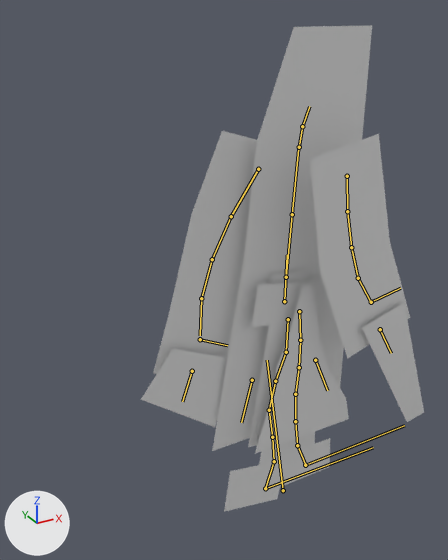
The FBX model unity-bloodiro/Assets/bloodiro/Models/Monsters/Squidly/Squidly1.fbx as it was, and as the next commit left it.
Before and after are seen from a 50 mm lens placed at (-1.59, -2.27, 2.46), pointed at (-0.32, 0.04, 1.31). Every picture has the same lights, and +X, +Y and +Z are marked at lower left. The bones that bend it are drawn over the model as lines.

The first picture shows 'Arm L Mouth.001'.
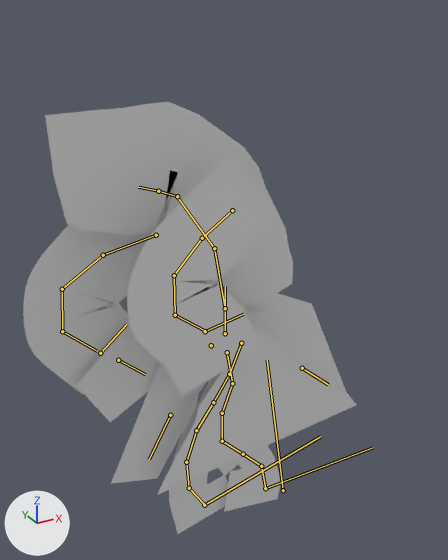
The newer file adds an action. The first version stands in its rest pose; the second is drawn at frame 21 of the action 'SquidSkel.001|Staggered'.

Location of each change, (x1, y1, x2, y2) in pixels of the pictures (448 x 560 px):
'Arm L Mouth.001', posed (18% wider, 11% shorter)
    before: (141, 25, 424, 512)
    after: (23, 102, 356, 534)
bone 'LegL.006 ik L', root to tip
    before: (305, 465) to (404, 425)
    after: (204, 505) to (320, 436)
bone 'Arm ik R', root to tip
    before: (371, 302) to (400, 288)
    after: (205, 331) to (243, 314)
bone 'stake', root to tip
    before: (380, 329) to (391, 353)
    after: (211, 345) to (213, 348)
bone 'Spine', root to tip
    before: (284, 301) to (287, 255)
    after: (225, 333) to (225, 286)
bone 'Spine.001', root to tip
    before: (286, 277) to (292, 214)
    after: (225, 308) to (214, 248)
bone 'Spine.002', root to tip
    before: (292, 214) to (298, 148)
    after: (214, 248) to (178, 198)
bone 'Spine.003', root to tip
    before: (299, 147) to (302, 126)
    after: (177, 196) to (158, 191)
bone 'Spine.004', root to tip
    before: (302, 126) to (309, 106)
    after: (158, 191) to (138, 187)
bone 'ArmR', root to tip
    before: (347, 176) to (347, 211)
    after: (232, 210) to (202, 238)
bone 'ArmR.001', root to tip
    before: (347, 211) to (351, 247)
    after: (202, 238) to (174, 275)
bone 'ArmR.002', root to tip
    before: (351, 247) to (358, 278)
    after: (174, 275) to (175, 315)
bone 'ArmR.003', root to tip
    before: (358, 278) to (370, 301)
    after: (175, 315) to (205, 331)
bone 'ArmL', root to tip
    before: (258, 169) to (231, 216)
    after: (156, 235) to (103, 255)
bone 'ArmL.001', root to tip
    before: (231, 216) to (212, 259)
    after: (103, 255) to (62, 289)
bone 'ArmL.002', root to tip
    before: (212, 259) to (201, 298)
    after: (62, 289) to (62, 331)
bone 'ArmL.003', root to tip
    before: (201, 298) to (200, 335)
    after: (62, 331) to (97, 351)
bone 'Cloak.001', root to tip
    before: (315, 360) to (327, 390)
    after: (302, 368) to (328, 384)
bone 'Cloak', root to tip
    before: (252, 380) to (241, 422)
    after: (170, 415) to (149, 459)
bone 'LegL', root to tip
    before: (299, 311) to (300, 340)
    after: (241, 343) to (229, 374)
bone 'LegL.005', root to tip
    before: (300, 340) to (299, 367)
    after: (229, 374) to (213, 402)
bone 'LegL.004', root to tip
    before: (299, 367) to (295, 394)
    after: (213, 402) to (196, 430)
bone 'LegL.003', root to tip
    before: (295, 394) to (295, 421)
    after: (196, 430) to (186, 462)
bone 'LegL.002', root to tip
    before: (295, 421) to (297, 445)
    after: (186, 462) to (189, 488)
bone 'LegL.001', root to tip
    before: (297, 445) to (305, 464)
    after: (189, 488) to (204, 504)
bone 'LegL.006', root to tip
    before: (288, 319) to (286, 352)
    after: (227, 352) to (232, 383)
bone 'LegL.007', root to tip
    before: (286, 352) to (275, 381)
    after: (232, 383) to (222, 413)
bone 'LegL.008', root to tip
    before: (275, 381) to (269, 410)
    after: (222, 413) to (222, 441)
bone 'LegL.009', root to tip
    before: (269, 410) to (272, 437)
    after: (222, 441) to (243, 454)
bone 'LegL.010', root to tip
    before: (272, 437) to (274, 461)
    after: (243, 454) to (261, 466)
bone 'LegL.011', root to tip
    before: (274, 461) to (265, 488)
    after: (261, 466) to (265, 488)
bone 'ArmL ik', root to tip
    before: (200, 339) to (227, 345)
    after: (100, 353) to (126, 324)
bone 'ArmL Mouth', root to tip
    before: (192, 371) to (182, 401)
    after: (118, 360) to (145, 374)

The change in detail:
Bone 'LegL.006 ik L' (bone_legl_006_ik_l) moves from (0.0, 0.0, 0.0) to (0.0, -0.652, 0.0).
Bone 'LegL.006 ik L' (bone_legl_006_ik_l) turns from (0, 0, 0) to (0, 1, 13) degrees about its own x, y and z.
Bone 'Arm ik R' (bone_arm_ik_r) moves from (0.0, 0.0, 0.0) to (-0.244, -0.873, 0.0).
Bone 'stake' (bone_stake) moves from (0.0, 0.0, 0.0) to (-0.004, -0.11, 0.0).
Bone 'stake' (bone_stake) is rescaled from (1.0, 1.0, 1.0) to (0.09, 0.09, 0.09).
Bone 'Spine' (bone_spine) moves from (0.0, 0.0, 0.0) to (-0.336, -0.09, 0.0).
Bone 'Spine.001' (bone_spine_001) turns from (0, 0, 0) to (0, 0, 13) degrees about its own x, y and z.
Bone 'Spine.002' (bone_spine_002) turns from (0, 0, 0) to (0, 0, 24) degrees about its own x, y and z.
Bone 'Spine.003' (bone_spine_003) turns from (0, 0, 0) to (0, 0, 39) degrees about its own x, y and z.
Bone 'Spine.004' (bone_spine_004) turns from (0, 0, 0) to (0, 0, 15) degrees about its own x, y and z.
Bone 'ArmR' (bone_armr) turns from (0, 0, 0) to (0, 0, -100) degrees about its own x, y and z.
Bone 'ArmR.001' (bone_armr_001) turns from (0, 0, 0) to (0, 0, 7) degrees about its own x, y and z.
Bone 'ArmR.002' (bone_armr_002) turns from (0, 0, 0) to (0, 0, 37) degrees about its own x, y and z.
Bone 'ArmR.003' (bone_armr_003) turns from (0, 0, 0) to (0, 0, 38) degrees about its own x, y and z.
Bone 'ArmL' (bone_arml) turns from (0, 0, 0) to (0, 0, -81) degrees about its own x, y and z.
Bone 'ArmL.001' (bone_arml_001) turns from (0, 0, 0) to (0, 0, 13) degrees about its own x, y and z.
Bone 'ArmL.002' (bone_arml_002) turns from (0, 0, 0) to (0, 0, 42) degrees about its own x, y and z.
Bone 'ArmL.003' (bone_arml_003) turns from (0, 0, 0) to (0, 0, 38) degrees about its own x, y and z.
Bone 'Cloak.001' (bone_cloak_001) moves from (0.0, 0.0, 0.0) to (-0.256, 0.043, 0.0).
Bone 'Cloak.001' (bone_cloak_001) turns from (0, 0, 0) to (0, 0, 25) degrees about its own x, y and z.
Bone 'Cloak' (bone_cloak) moves from (0.0, 0.0, 0.0) to (0.119, -0.007, 0.0).
Bone 'Cloak' (bone_cloak) turns from (0, 0, 0) to (0, 0, -16) degrees about its own x, y and z.
Bone 'LegL' (bone_legl) turns from (0, 0, 0) to (0, 0, -28) degrees about its own x, y and z.
Bone 'LegL.005' (bone_legl_005) turns from (0, 0, 0) to (0, 0, -6) degrees about its own x, y and z.
Bone 'LegL.004' (bone_legl_004) turns from (0, 0, 0) to (0, 0, 2) degrees about its own x, y and z.
Bone 'LegL.003' (bone_legl_003) turns from (0, 0, 0) to (0, 0, 11) degrees about its own x, y and z.
Bone 'LegL.002' (bone_legl_002) turns from (0, 0, 0) to (0, 0, 16) degrees about its own x, y and z.
Bone 'LegL.001' (bone_legl_001) turns from (0, 0, 0) to (0, 0, 13) degrees about its own x, y and z.
Bone 'LegL.006' (bone_legl_006) turns from (0, 0, 0) to (0, 0, 10) degrees about its own x, y and z.
Bone 'LegL.007' (bone_legl_007) turns from (0, 0, 0) to (0, 0, -11) degrees about its own x, y and z.
Bone 'LegL.008' (bone_legl_008) turns from (0, 0, 0) to (0, 0, 12) degrees about its own x, y and z.
Bone 'LegL.009' (bone_legl_009) turns from (0, 0, 0) to (0, 0, 24) degrees about its own x, y and z.
Bone 'LegL.010' (bone_legl_010) turns from (0, 0, 0) to (0, 0, 3) degrees about its own x, y and z.
Bone 'LegL.011' (bone_legl_011) turns from (0, 0, 0) to (0, 0, -12) degrees about its own x, y and z.
Bone 'ArmL ik' (bone_arml_ik) moves from (0.0, 0.0, 0.0) to (0.162, -0.463, 0.0).
Bone 'ArmL ik' (bone_arml_ik) turns from (0, 0, 0) to (0, 0, 67) degrees about its own x, y and z.
Bone 'ArmL Mouth' (bone_arml_mouth) moves from (0.0, 0.0, 0.0) to (-0.001, -0.07, 0.0).
